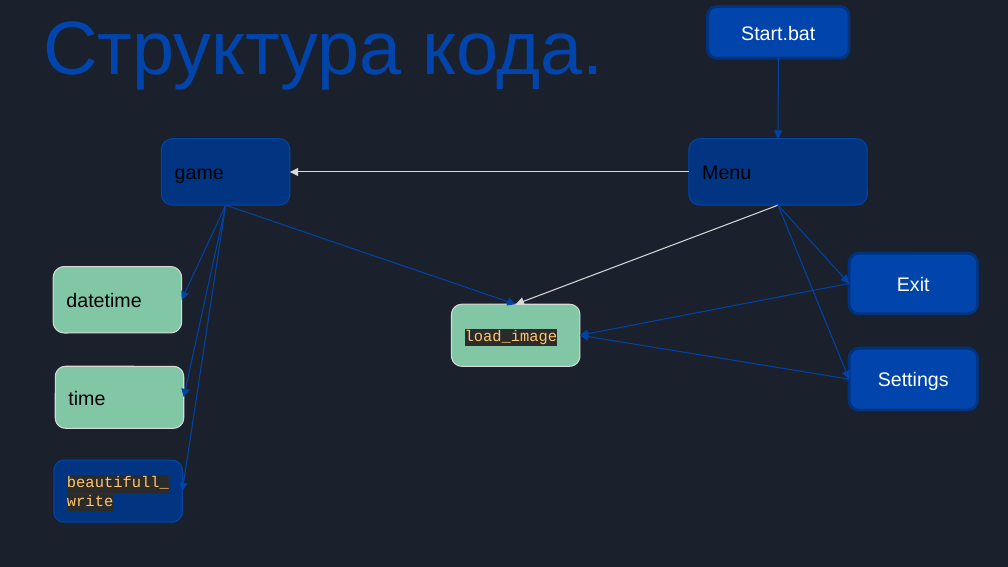
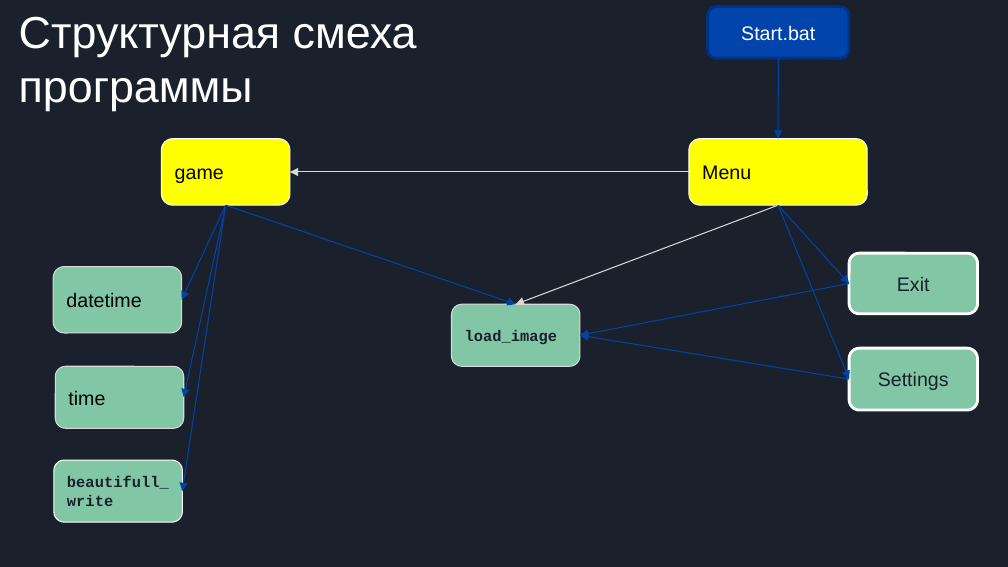
Before and after one commit to Dmitry26092003/visual_novel, a slide deck: slide 8 of Презентация без названия.pptx. Drawn at 1008x567 pixels with LibreOffice and Linux fonts; fonts in the diff are those of the drawing. Boxes give left, top, right and bottom in pixels: in the first picture for what was removed or moved away, otherwise in the second. Text is boxed around its words. In the diff, an @@ line names an element or a change of style, - is before the commit and + after.

```diff
--- a/Презентация без названия.pptx
+++ b/Презентация без названия.pptx
@@ text at [19, 16, 417, 111]: text changed; size 54 to 32 pt; text colour #0145AC to #FFFFFF @@
-Структура кода.
+Структурная смеха программы
@@ rounded rectangle "game" at [161, 139, 289, 206]: fill #013481 to #FFFF00; outline #0145AC 0.75 pt to #FFFFFF 0.75 pt @@
@@ rounded rectangle "Menu" at [688, 139, 867, 206]: fill #013481 to #FFFF00; outline #0145AC 0.75 pt to #FFFFFF 0.75 pt @@
@@ rounded rectangle "Exit" at [849, 253, 977, 313]: text colour #FFFFFF to #1B212C; fill #0145AC to #82C7A5; outline #01337F 2 pt to #FFFFFF 2 pt @@
@@ rounded rectangle "load_image" at [452, 304, 580, 367]: text colour #FFC66D to #1B212C, highlight #2B2B2B to none, bold on @@
@@ rounded rectangle "Settings" at [849, 348, 977, 409]: text colour #FFFFFF to #1B212C; fill #0145AC to #82C7A5; outline #01337F 2 pt to #FFFFFF 2 pt @@
@@ rounded rectangle "beautifull_write" at [53, 460, 181, 522]: text colour #FFC66D to #1B212C, highlight #2B2B2B to none, bold on; fill #013481 to #82C7A5; outline #0145AC 0.75 pt to #FFFFFF 0.75 pt @@
```
Also in this commit, not shown: 1 slide added, 22 other files.
